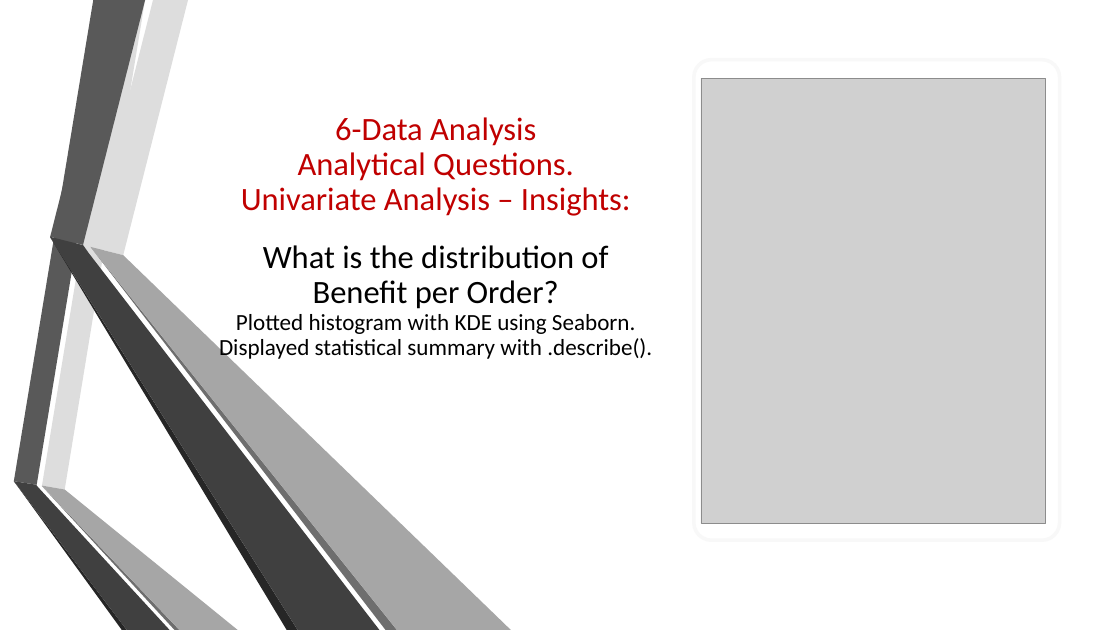
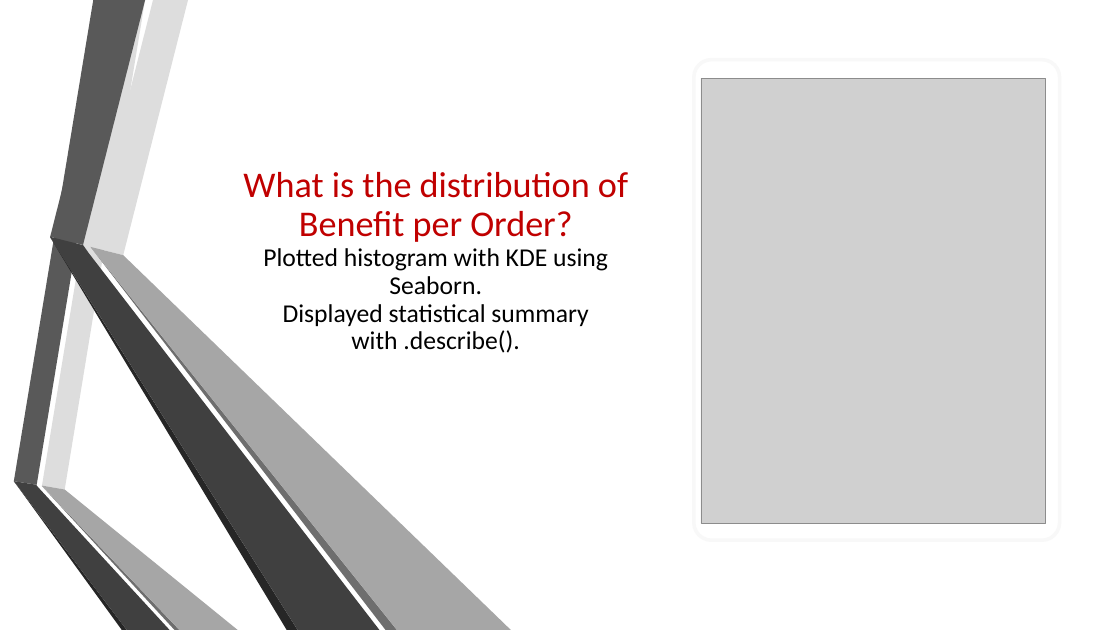
Before and after one commit to mariam530/supply-chain-project, a slide deck: slide 19 of New Microsoft PowerPoint Presentation.pptx (slide 18 before the commit). Drawn at 1120x630 pixels with LibreOffice and Linux fonts; fonts in the diff are those of the drawing; grey boxes stand for pictures; background and template pictures are left out. Boxes give left, top, right and bottom in pixels: in the first picture for what was removed or moved away, otherwise in the second. Text is boxed around its words. In the diff, an @@ line names an element or a change of style, - is before the commit and + after.

```diff
--- a/New Microsoft PowerPoint Presentation.pptx
+++ b/New Microsoft PowerPoint Presentation.pptx
@@ title at [243,172,628,353]: text changed; size 27.9 to 22 pt @@
-6-Data Analysis
-Analytical Questions.
-Univariate Analysis – Insights:
-What is the distribution of Benefit per Order?
-Plotted histogram with KDE using Seaborn.
-Displayed statistical summary with .describe().
+What is the distribution of Benefit per Order?
+Plotted histogram with KDE using Seaborn.
+Displayed statistical summary with .describe().
```
Also in this commit, not shown: 1 other slide changed, 3 slides added, 1 other file.
